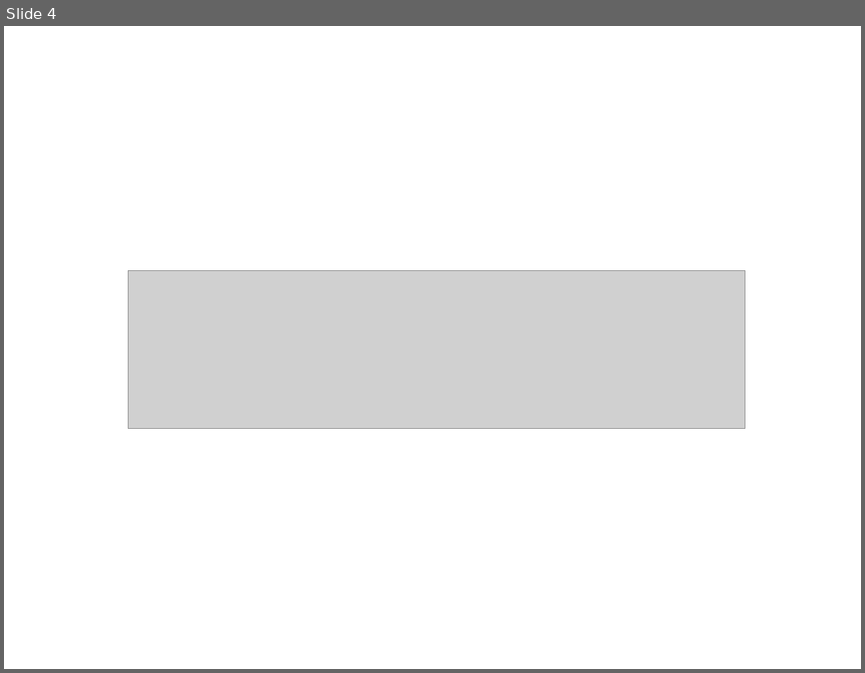
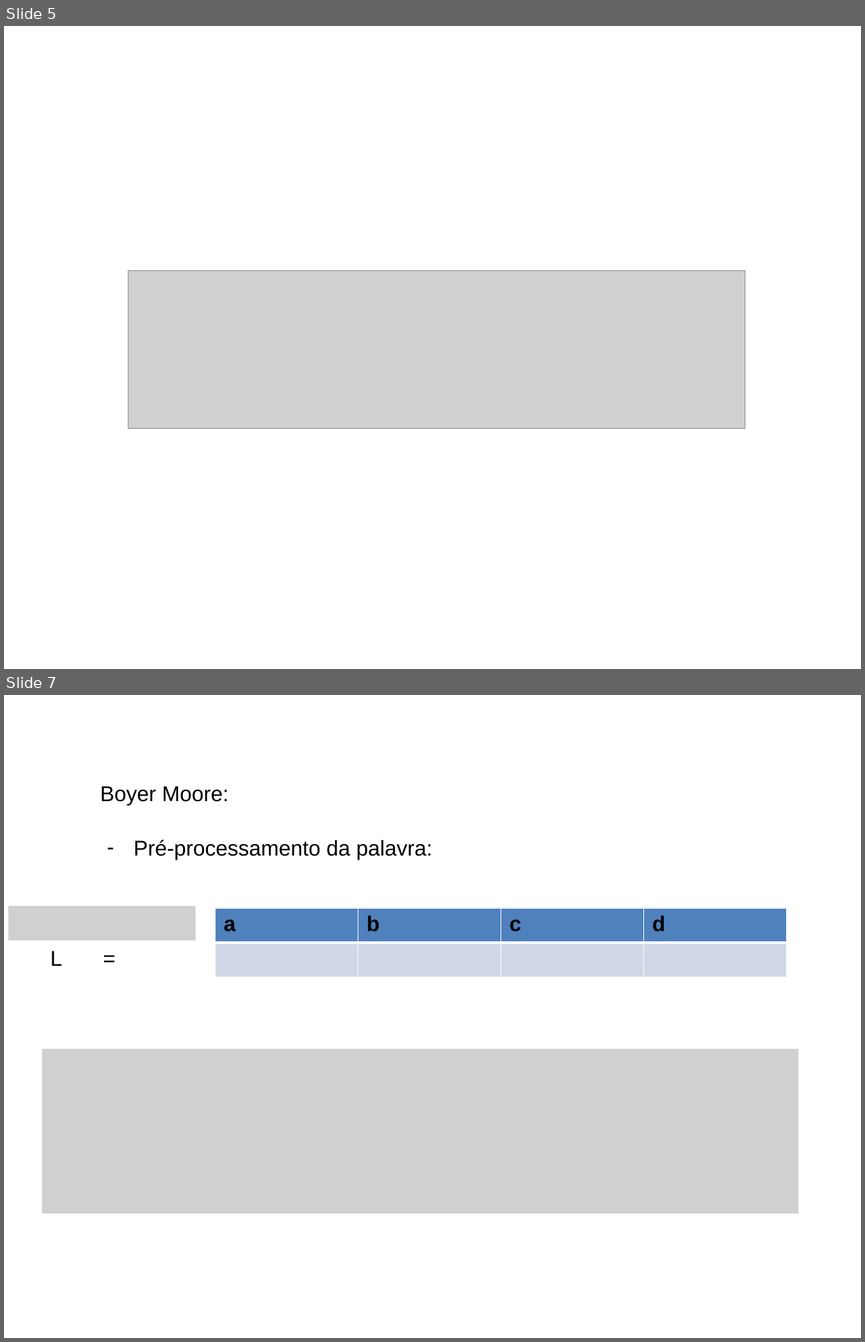
Before and after one commit to BartoAlheiros/Projeto-PAA, a slide deck: PAA 2a Oficina.pptx. Shown one above the other, each under a label of ours: slide 4 before the commit, slides 5 and 7 after it; the slides between them are not shown. The pictures are 865x673 and 865x1342 pixels, drawn with LibreOffice and Linux fonts; fonts in the diff are those of the drawing; grey boxes stand for pictures; background and template pictures are left out. Boxes give left, top, right and bottom in pixels: in the first picture for what was removed or moved away, otherwise in the second. Text is boxed around its words. In the diff, an @@ line names an element or a change of style, - is before the commit and + after.

```diff
--- a/PAA 2a Oficina.pptx
+++ b/PAA 2a Oficina.pptx
@@ slide 7 added at bbox=[4, 695, 861, 1338], background picture (left out) @@
@@ text added at bbox=[100, 786, 228, 805], 18 pt, text #000000 @@
+Boyer Moore:
@@ text added at bbox=[134, 839, 432, 860], 18 pt, text #000000 @@
+– Pré-processamento da palavra:
@@ picture added at bbox=[8, 906, 196, 940] @@
@@ table added at bbox=[215, 907, 788, 977], 2 rows, 4 columns @@
+a | b | c | d
+ |  |  | 
@@ text added at bbox=[50, 951, 62, 966], 18 pt, text #000000 @@
+L =
@@ picture added at bbox=[41, 1049, 798, 1213] @@
@@ what was slide 4 is now slide 5 @@
```
Also in this commit, not shown: 3 slides changed, 12 other slides added, 3 slides removed, 2 other files.
